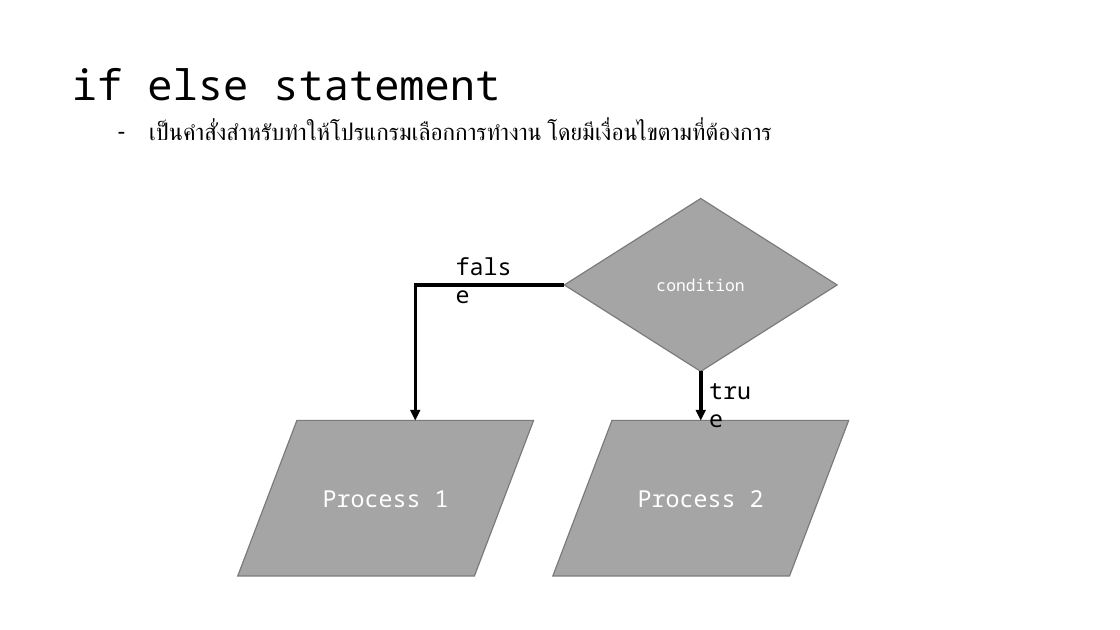
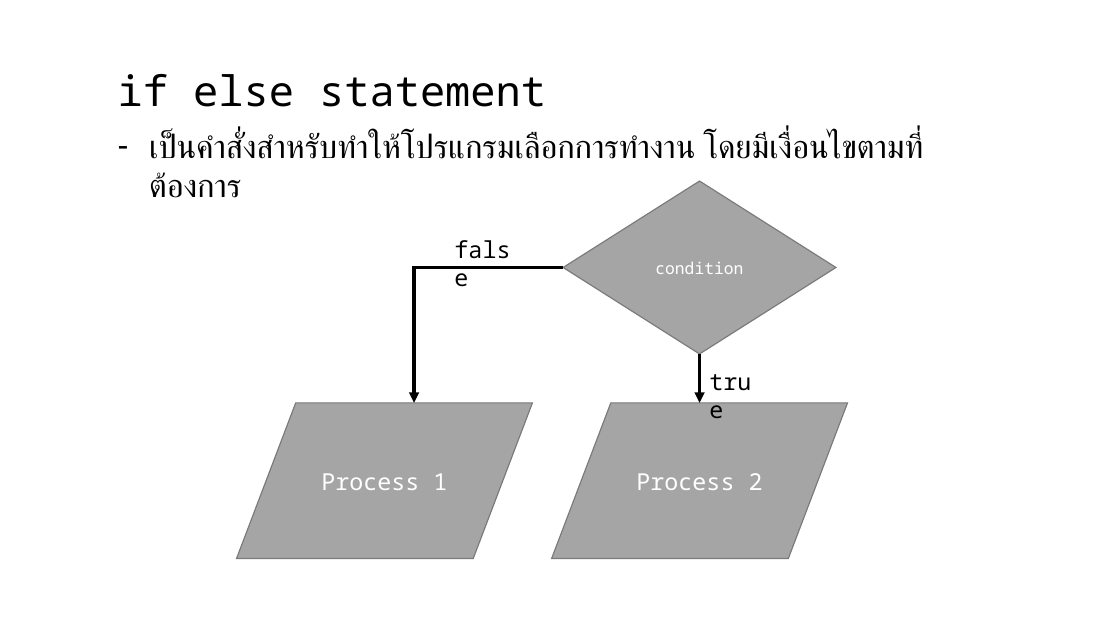
Before and after one commit to Vjumpkung/LetMeTiredPython, a slide deck: slide 4 of slide.pptx (slide 3 before the commit). Drawn at 1120x630 pixels with LibreOffice and Linux fonts; fonts in the diff are those of the drawing; background and template pictures are left out. Boxes give left, top, right and bottom in pixels: in the first picture for what was removed or moved away, otherwise in the second. Text is boxed around its words. In the diff, an @@ line names an element or a change of style, - is before the commit and + after.

```diff
--- a/slide.pptx
+++ b/slide.pptx
@@ text "if else statement": place and size @@
-text "if else statement" at box(72, 68, 500, 101)
+text "if else statement" at box(118, 74, 546, 107)
@@ text "เป็นคำสั่งสำหรับทำให้โปรแกรมเลือกการทำงาน โดยมีเงื่อนไขตามที ...": place and size @@
-text "เป็นคำสั่งสำหรับทำให้โปรแกรมเลือกการทำงาน โดยมีเงื่อนไขตามที ..." at box(149, 122, 772, 141)
+text "เป็นคำสั่งสำหรับทำให้โปรแกรมเลือกการทำงาน โดยมีเงื่อนไขตามที ..." at box(149, 132, 923, 198)
@@ text "เป็นคำสั่งสำหรับทำให้โปรแกรมเลือกการทำงาน โดยมีเงื่อนไขตามที ..." at box(149, 132, 923, 198): size 20 to 28 pt, font Noto Sans Mono to Arial @@
@@ elbow arrow moved from (565, 285) - (415, 420) to (563, 267) - (414, 403) @@
@@ 2 flow chart input outputs, 1 diamond, 1 text, 1 arrow: place and size @@
-2 flow chart input outputs, 1 diamond, 1 text, 1 arrow at box(238, 198, 849, 576)
+2 flow chart input outputs, 1 diamond, 1 text, 1 arrow at box(237, 181, 848, 559)
@@ text "true": place and size @@
-text "true" at box(701, 372, 773, 409)
+text "true" at box(702, 363, 774, 400)
```
Also in this commit, not shown: 16 other slides changed, 5 slides added.
